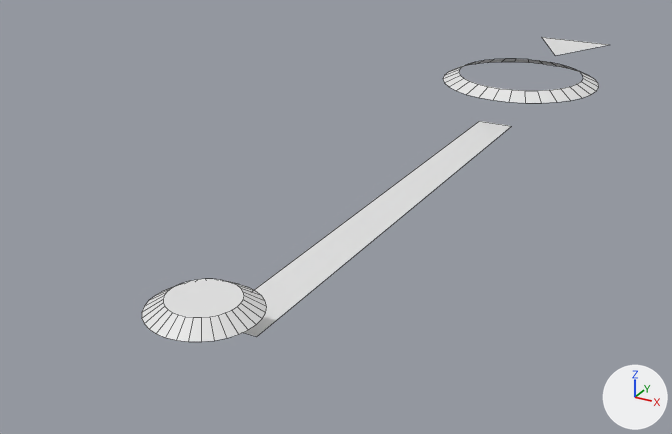
The Blender file blend/blend.blend as it was, and as the next commit left it.
The view is the same before and after, from a 50 mm lens placed at (0.523, -0.67, 0.471), pointed at (-0.122, 0.501, -0.114). Lighting does not change. The marker at lower right points along +X, +Y and +Z. The picture after the commit comes second. Mesh edges are drawn as thin lines.

Before the edit, the objects in view are built like this:
```python
me_circle = bpy.data.meshes.new('Circle')
me_circle.from_pydata(...)  # 132 vertices, 66 faces; spans x -0.144..0.144, y -0.064..1.144, z -0.048..0.014
me_plane = bpy.data.meshes.new('Plane')
me_plane.from_pydata([(0.0, -0.076, 0.0), (-0.076, 0.076, 0.0), (0.076, 0.076, 0.0)], [], [(0, 2, 1)])
ob_circle = bpy.data.objects.new('Circle', me_circle)
ob_circle.location = (0.0, 0.0, 0.0)
ob_plane = bpy.data.objects.new('Plane', me_plane)
ob_plane.location = (0.0, 1.302, 0.0)
```
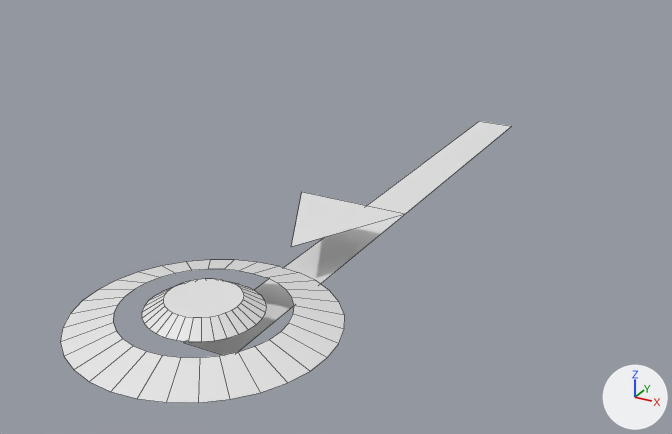
Boxes (x1, y1, x2, y2) around the edits, measured in the pictures (672 x 434 px):
'Circle.002', added
    after: (60, 260, 345, 403)
'Circle', reshaped (73% narrower, 77% shorter)
    before: (142, 59, 599, 342)
    after: (142, 279, 266, 342)
'Circle.001', added
    after: (184, 121, 511, 355)
'Plane', moved
    before: (542, 37, 608, 55)
    after: (291, 192, 404, 247)
part 1 of me_circle, deleted
    before: (443, 59, 599, 103)
part 2 of me_circle, deleted
    before: (243, 121, 511, 337)

Edits to the bpy script that builds the scene:
```text
Change me_circle:
    used by ob_circle; location = (0.0, 0.0, 0.0)
    remove me_circle.from_pydata(...)  # 132 vertices, 66 faces; spans x -0.144..0.144, y -0.064..1.144, z -0.048..0.014
    add me_circle.from_pydata(...)  # 64 vertices, 33 faces; spans x -0.064..0.064, y -0.064..0.064, z 0.0..0.014
    me_circle part 1: the loose piece of 64 vertices spanning x -0.144..0.144, y 0.856..1.144, z 0.0..0.014 is deleted
    me_circle part 2: the loose piece of 4 vertices spanning x -0.03..0.03, y 0.048..0.875, z -0.048 is deleted
Add me_circle_002:
    me_circle_002.from_pydata(...)  # 64 vertices, 32 faces; spans x -0.144..0.144, y -0.144..0.144, z -0.014..0.0
Add me_circle_001:
    me_circle_001.from_pydata([(-0.03, 0.0, -0.048), (0.03, 0.0, -0.048), (-0.03, 0.875, -0.048), (0.03, 0.875, -0.048)], [], [(0, 1, 3, 2)])
Change ob_plane:
    ob_plane.location: (0.0, 1.302, 0.0) -> (0.0, 0.248, 0.0)
Add ob_circle_002:
    ob_circle_002 = bpy.data.objects.new('Circle.002', me_circle_002)
    ob_circle_002.location = (0.0, 0.0, 0.0)
Add ob_circle_001:
    ob_circle_001 = bpy.data.objects.new('Circle.001', me_circle_001)
    ob_circle_001.location = (0.0, 0.0, 0.0)
```
